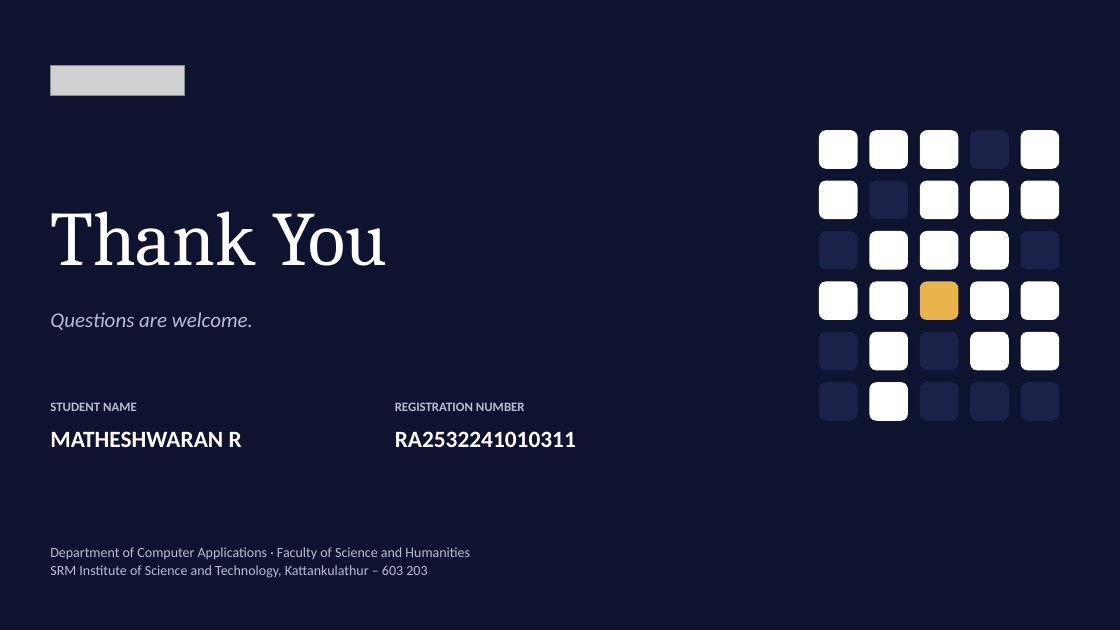
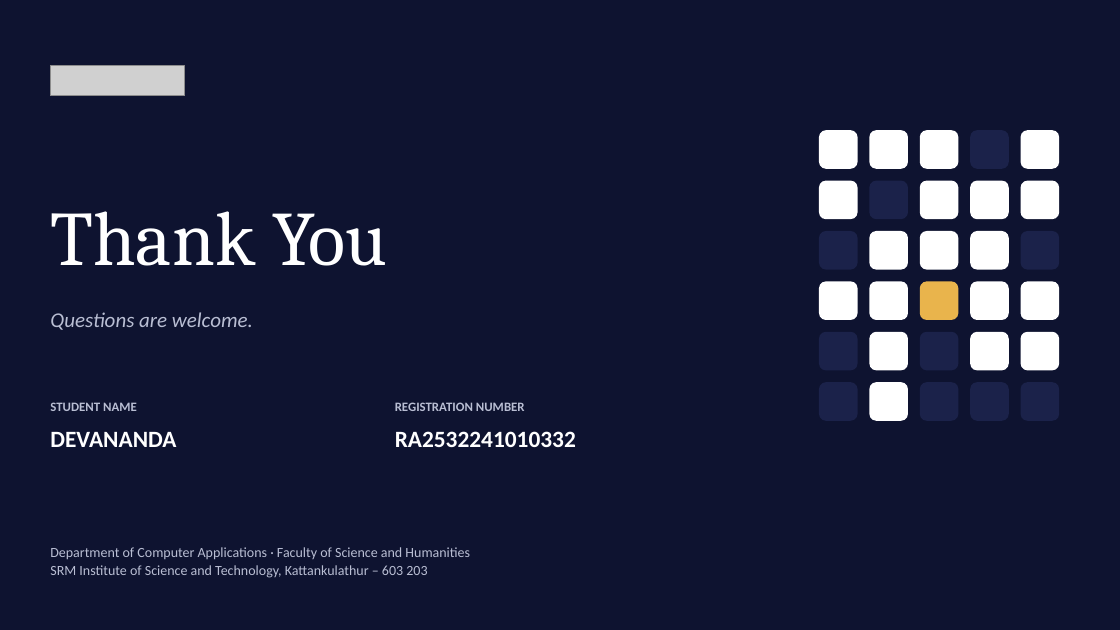
Before and after one commit to matheshwaran-io/Electify, a slide deck: slide 15 of artifacts/presentation/ELECTIFY_A_REAL-TIME_ELECTIVE_REGISTRATION_SYSTEM_WITH_TRANSACTIONAL_SEAT_MANAGEMENT_Project_Presentation.pptx. Drawn at 1120x630 pixels with LibreOffice and Linux fonts; fonts in the diff are those of the drawing; grey boxes stand for pictures. Boxes give left, top, right and bottom in pixels: in the first picture for what was removed or moved away, otherwise in the second. Text is boxed around its words. In the diff, an @@ line names an element or a change of style, - is before the commit and + after.

```diff
--- a/artifacts/presentation/ELECTIFY_A_REAL-TIME_ELECTIVE_REGISTRATION_SYSTEM_WITH_TRANSACTIONAL_SEAT_MANAGEMENT_Project_Presentation.pptx
+++ b/artifacts/presentation/ELECTIFY_A_REAL-TIME_ELECTIVE_REGISTRATION_SYSTEM_WITH_TRANSACTIONAL_SEAT_MANAGEMENT_Project_Presentation.pptx
@@ text at box(50, 432, 176, 447): text changed @@
-MATHESHWARAN R
+DEVANANDA
@@ text at box(395, 431, 576, 447): text changed @@
-RA2532241010311
+RA2532241010332
```
Also in this commit, not shown: 1 other slide changed, 15 other files.
